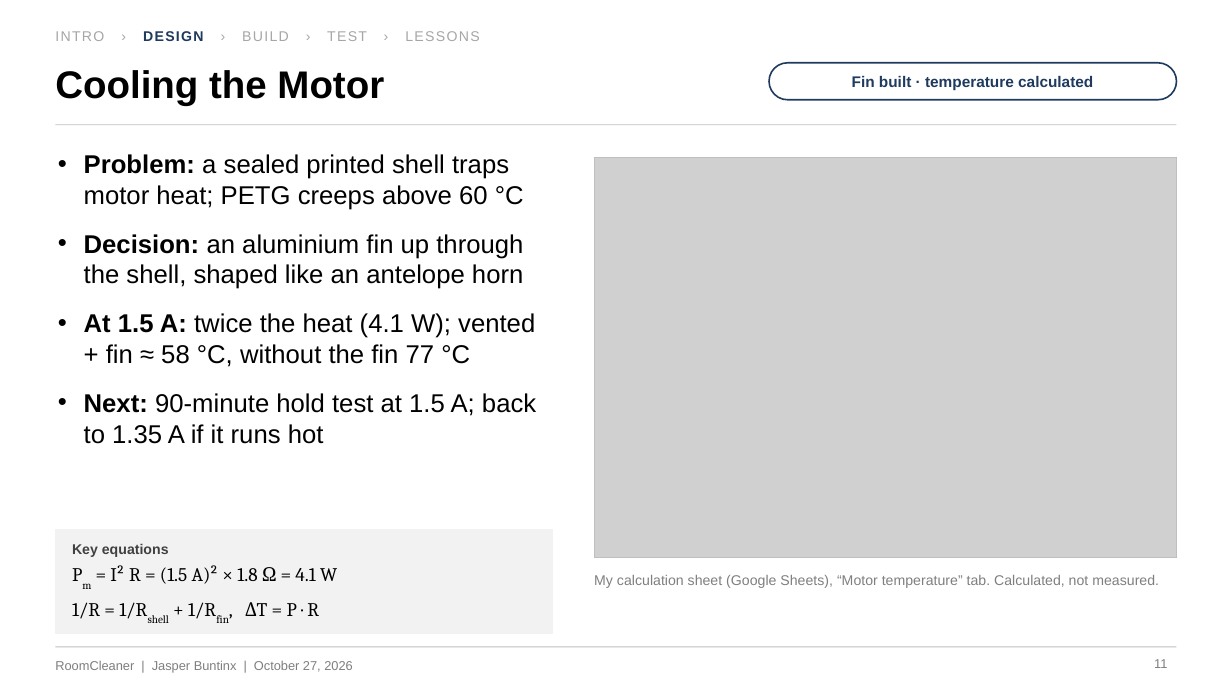
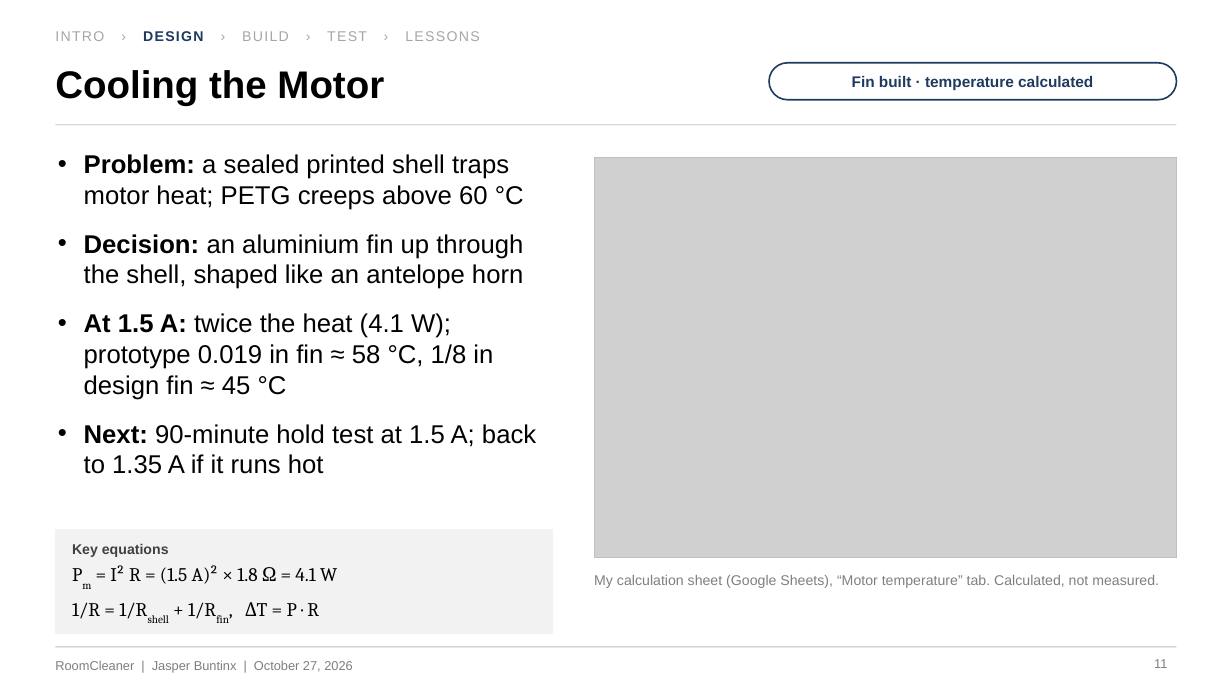
Before and after one commit to Jaspario1199/RoomCleaner, a slide deck: slide 11 of docs/presentation/deck_v5/RoomCleaner_Buntinx_Oct27_v5.pptx. Drawn at 1232x693 pixels with LibreOffice and Linux fonts; fonts in the diff are those of the drawing; grey boxes stand for pictures. Boxes give left, top, right and bottom in pixels: in the first picture for what was removed or moved away, otherwise in the second. Text is boxed around its words. In the diff, an @@ line names an element or a change of style, - is before the commit and + after.

```diff
--- a/docs/presentation/deck_v5/RoomCleaner_Buntinx_Oct27_v5.pptx
+++ b/docs/presentation/deck_v5/RoomCleaner_Buntinx_Oct27_v5.pptx
@@ text at (x1=84, y1=313, x2=493, y2=400): text changed @@
-• At 1.5 A: twice the heat (4.1 W); vented + fin ≈ 58 °C, without the fin 77 °C
+• At 1.5 A: twice the heat (4.1 W); prototype 0.019 in fin ≈ 58 °C, 1/8 in design fin ≈ 45 °C
```
Also in this commit, not shown: 6 other slides changed, 7 other files.
